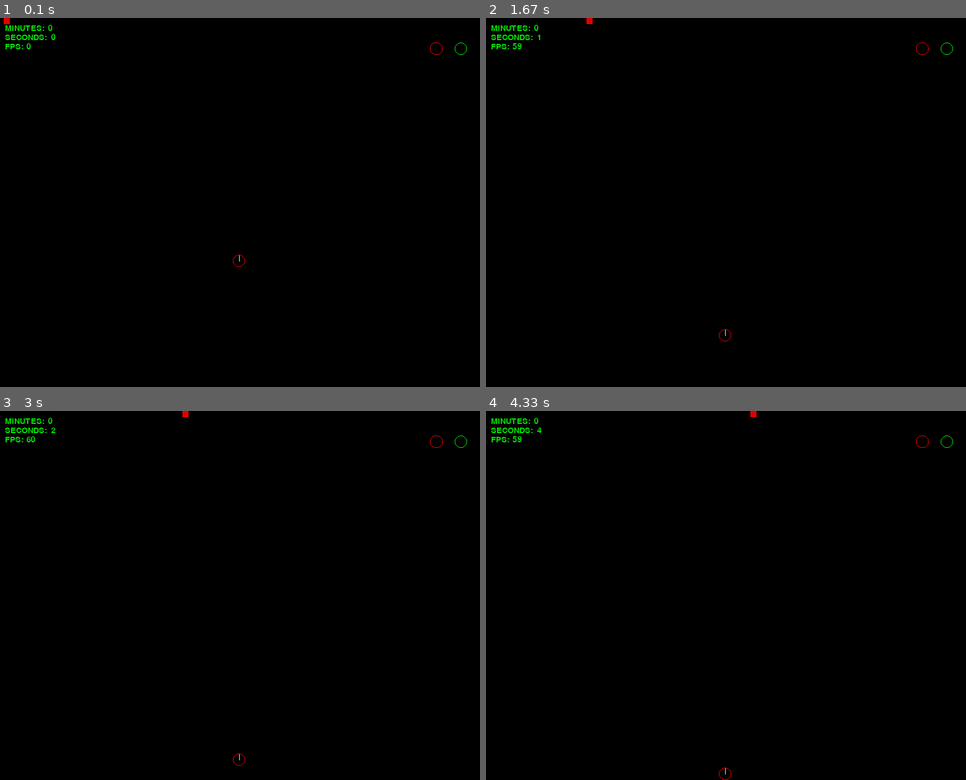
Above: before the commit, frames 1-4 (two rows, left to right).
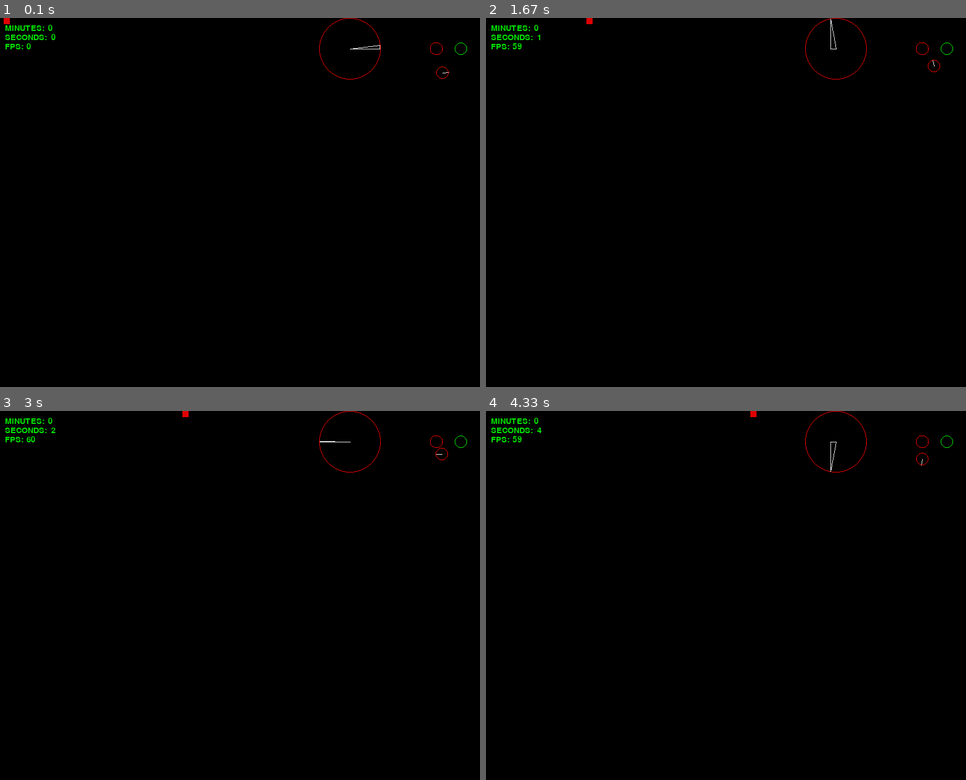
Above: after the commit, the same moments.

Repository: GermanHoyos/LearningPythonAndPygame
Game: pygame game, started from firstPythonFile.py
Same seed, same stepped clock (60 frames per second), same inputs: the game is played once before the commit and once after it.
Inputs:
- Up to frame 1 (0.1 s): no input
- Up to frame 2 (1.67 s): no input
- Up to frame 3 (3 s): no input
- Up to frame 4 (4.33 s): no input

The runs differ from the first frame. In frame 1, 0.1% of the frame differs, in the area x 48-94%, y 0-68%; in frame 2, 0.1%, in the area x 48-95%, y 0-88%; in frame 3, 0.1%; in frame 4, 0.1%.

Commit message:
Stabized content, shows cos sin tan and bounce

Diff:
--- a/firstPythonFile.py
+++ b/firstPythonFile.py
@@ -8,7 +8,7 @@
 ####################init pygame and frame timing####################
 #Game mechanic constants
 pygame.init()
-FPS = pygame.time.Clock() #called last at start of game loop
+FPS = pygame.time.Clock() #called last at end of game loop
 SCREEN_WIDTH = 800
 SCREEN_HEIGHT = 600
 DISPLAYSURF = pygame.display.set_mode((SCREEN_WIDTH,SCREEN_HEIGHT))
@@ -22,8 +22,7 @@
 VELOCITY_1 =    100     # traverses 800px in about 8.5 seconds # is striclty a speed
 VELOCITY_2 =    10      # first delta time iteration
 GROUND =        (600)   # bottom of the screen
-GRAVITY =       0.5     # traverses 800px in about 8.5 seconds
-BOUNCE_STOP =   1       #
+GRAVITY =       100     # traverses 800px in about 8.5 seconds
 DELTA_TIME =    float
 
 #"ACCELERATION" is a special case variable that involves some math"
@@ -36,6 +35,8 @@
 done = False                        # is game seq complete
 x = 0
 y = 0
+dx = 1
+dy = 1
 EPOCH_TIMESTAMP = int(time.time())
 BLACK =     (0,0,0)                 #tuples are used to store multiple items in a single variable
 WHITE =     (225,225,225)           #RGB VALUES red green blue
@@ -56,21 +57,16 @@
 def draw_unit_circle_2():
     pygame.draw.circle(DISPLAYSURF, GREEN, (750,50), 10, width=1) # a radius of 1 is literaly 1 pixel # width = hollow
 
-####################Circle Class####################
-class RandomCircles():
+####################Asteroid Circle Class####################
+class AsteroidPlayer(): # Use this circle for asteroids like movement
     def __init__( #think of this as a constructor u r used to in other languages
             self,
-            thisX = 390,
-            thisY = 390,
-            thisAngleInteger = 90,
-            thisAngle = 90 / 180 * math.pi, # 270 = straight down
+            thisX = 720,
+            thisY = 90,
+            thisAngleInteger = 1,
+            thisAngle = 0 / 180 * math.pi,
             thisDT = DELTA_TIME,
-            thisDegree = .017, # found this to be the smoothest measure of degree ticks for a unit circle
-            thisMass = 100,
-            thisRetention = .8,
-            thisXSpeed = 0,
-            thisYspeed = 0,
-            thisId = 1
+            thisDegree = .017 # found this to be the smoothest measure of degree ticks for a unit circle
         ):
         super().__init__()
         self.thisX = thisX
@@ -79,31 +75,12 @@
         self.thisAngle = thisAngle
         self.thisDT = thisDT
         self.thisDegree = thisDegree
-        self.thisMass = thisMass
-        self.thisRetention = thisRetention # how much energy is retained when a bounce occures
-        self.thisXSpeed = thisXSpeed
-        self.thisYSpeed = thisYspeed
-        self.thisId = thisId
-
-
-    def gravity_behaviour(self):
-        if self.thisY < 600 - 10: # if ball is in air, apply gravity to it
-            self.thisYSpeed += GRAVITY
-        else:   # The moment it hits the gound level: do this:
-            if self.thisYSpeed > BOUNCE_STOP: # BOUNCE_STOP = bounces are so visually negligible, theres no point in continuing to bounce
-                self.thisYSpeed = self.thisYSpeed * -1 * self.thisRetention
-            else:
-                if abs(self.thisYSpeed) <= BOUNCE_STOP: #absolute Value: BOUNCE_STOP = bounces are so visually negligible, theres no point in continuing to bounce
-                    self.thisYSpeed = 0
 
     def movement(self):
-        self.thisX += self.thisXSpeed
-        self.thisY += self.thisYSpeed
-        ###Direction OF Ball###
-        # self.thisX += math.cos(self.thisAngle) * (VELOCITY_2 * DELTA_TIME)
-        # self.thisY -= math.sin(self.thisAngle) * (VELOCITY_2 * DELTA_TIME)
-        ###Rotate Ball###
-        # self.thisAngleInteger += 1
+        self.thisX += math.cos(self.thisAngle) * (VELOCITY_2 * DELTA_TIME)
+        self.thisY -= math.sin(self.thisAngle) * (VELOCITY_2 * DELTA_TIME)
+        self.thisAngleInteger += 1
+        self.thisAngle = self.thisAngleInteger / 180 * math.pi
 
     def draw(self):
         # this draw a line/ ray point to the angle at which the circle is traveling
@@ -113,17 +90,42 @@
             (self.thisX, self.thisY),
             (self.thisX + 10 * math.cos(self.thisAngle), self.thisY - 10 * math.sin(self.thisAngle))
         )
-        self.draw_unit_circle = pygame.draw.circle(DISPLAYSURF, RED, (self.thisX,self.thisY), 10, width = 1)
-        self.gravity_behaviour()
+        self.draw_unit_circle = pygame.draw.circle(DISPLAYSURF, RED, (self.thisX, self.thisY), 10, width = 1)
         self.movement()
 
+####################Stationary Unit Circle####################
+class UnitCircle():
+    def __init__(self, myX = 570, myY = 50, angle = 0 / 180 * math.pi, rotation = 0):
+        self.myX = myX
+        self.myY = myY
+        self.myAngle = angle
+        self.rotation = rotation
 
-####################Instantiate Objects####################
-C1 = RandomCircles()
+    def draw(self):
+        if self.rotation < 360:
+            self.rotation += 1
+            if self.rotation >= 360:
+                self.rotation = 0
+        self.myAngle = self.rotation / 180 * math.pi
+        self.draw_unit_circle = pygame.draw.circle(DISPLAYSURF, RED, (self.myX, self.myY), 50, width = 1)
+        self.draw_angle = pygame.draw.line(DISPLAYSURF, WHITE, (self.myX, self.myY), #<----------------------------ANGLE
+            (self.myX + 49 * math.cos(self.myAngle), self.myY - 49 * math.sin(self.myAngle)))
+        self.draw_sin = pygame.draw.line(DISPLAYSURF, WHITE, (self.myX + 49 * math.cos(self.myAngle), self.myY),#<-SIN
+            (self.myX + 49 * math.cos(self.myAngle), self.myY - 49 * math.sin(self.myAngle)))
+        self.draw_cos = pygame.draw.line(DISPLAYSURF, WHITE, (self.myX, self.myY),#<-------------------------------COS
+            (self.myX + 49 * math.cos(self.myAngle), self.myY))
 
+
+
+####################Bouncing Ball Class####################
+
+
+
+####################Instantiate Objects Outside Of Game loop####################
+C1 = AsteroidPlayer()
+C2 = UnitCircle()
 ####################Game Loop####################
 while not done:
-    FPS.tick(60)  # calling this first i noticed leads to very little visual jitter
     for event in pygame.event.get():
         if event.type == pygame.QUIT:  #end point
             done = True
@@ -159,9 +161,11 @@
     draw_text(convertedFPS,text_font, GREEN, 45, 40)
 
     ####################Game Logic####################
-    #move rect
-    if x < SCREEN_WIDTH - 10:
-        x += VELOCITY_1 * dt
+    #Bounce Rect
+    if (x + 10 > 800 or x < 0 ):
+        dx = -dx
+    x += VELOCITY_1 * dt * dx
+
 
     ####################Draw Logic####################
     #Draw test rect
@@ -173,7 +177,10 @@
 
     #Draw dynamic unit circles
     C1.draw()
+    C2.draw()
 
     ####################REFRESH LOGIC####################
     #redraws entire DISPLAYSURF, but does not clear DISPLAYSURF
     pygame.display.flip()
+    #Re-iterates frame per second / doing this outside the loop does not change fps
+    FPS.tick(60)
